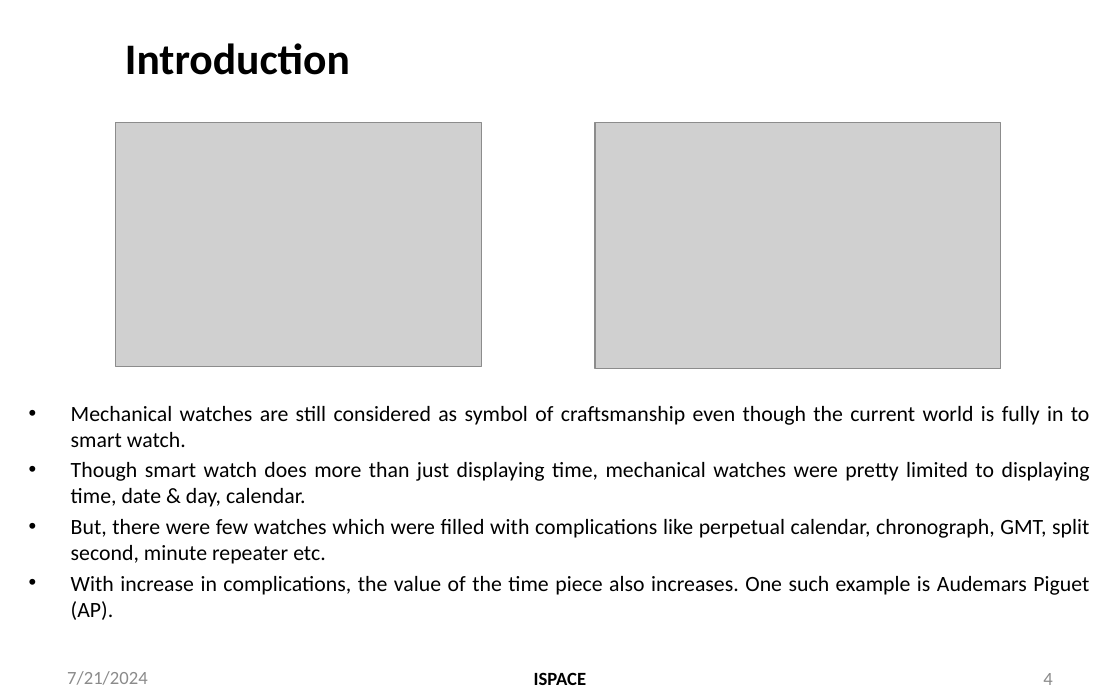
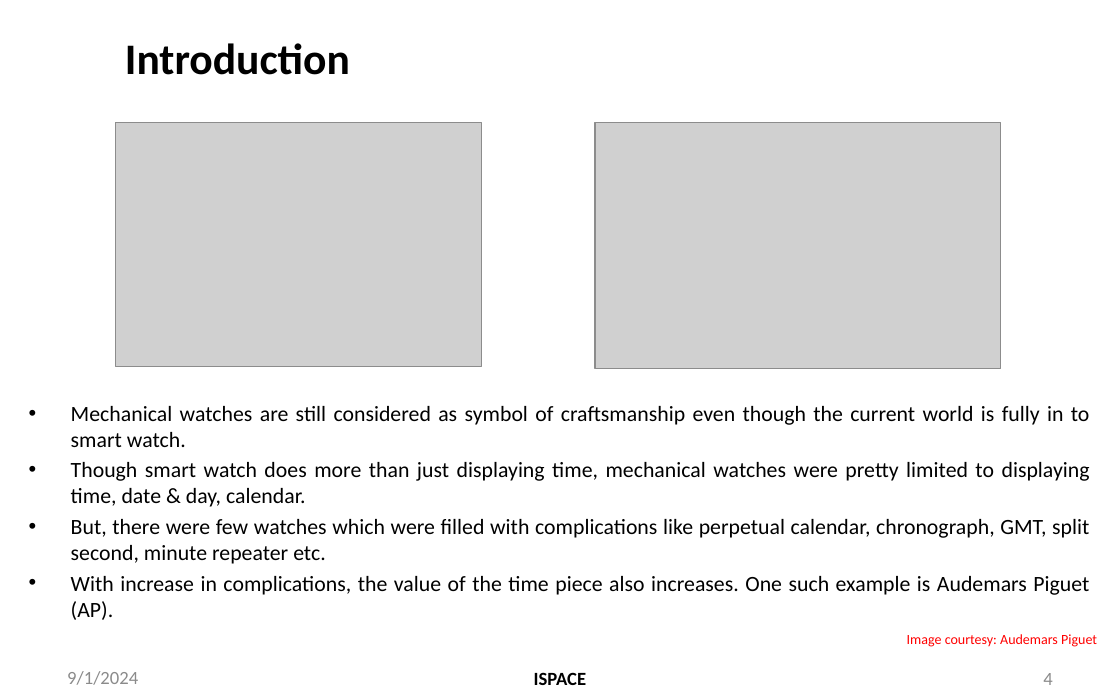
Before and after one commit to 0101shift/Project_OAK, a slide deck: slide 4 of Design/HLD_Design/Project_OAK_Draft.pptx. Drawn at 1120x700 pixels with LibreOffice and Linux fonts; fonts in the diff are those of the drawing; grey boxes stand for pictures; background and template pictures are left out. Boxes give left, top, right and bottom in pixels: in the first picture for what was removed or moved away, otherwise in the second. Text is boxed around its words. In the diff, an @@ line names an element or a change of style, - is before the commit and + after.

```diff
--- a/Design/HLD_Design/Project_OAK_Draft.pptx
+++ b/Design/HLD_Design/Project_OAK_Draft.pptx
@@ text added at <box>907,634,1097,647</box>, 9 pt, text #FF0000 @@
+Image courtesy: Audemars Piguet
@@ text at <box>67,671,138,685</box>: text changed @@
-7/21/2024
+9/1/2024
```
Also in this commit, not shown: 20 other slides changed.
